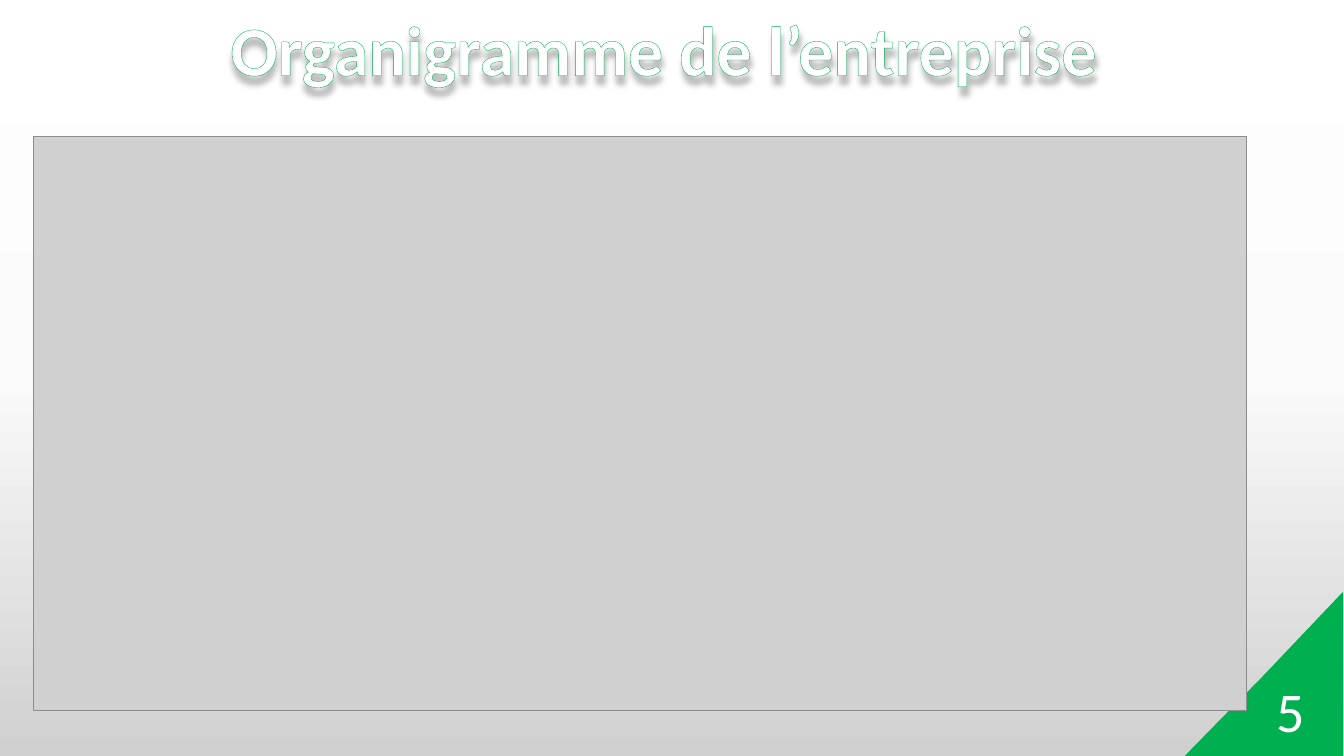
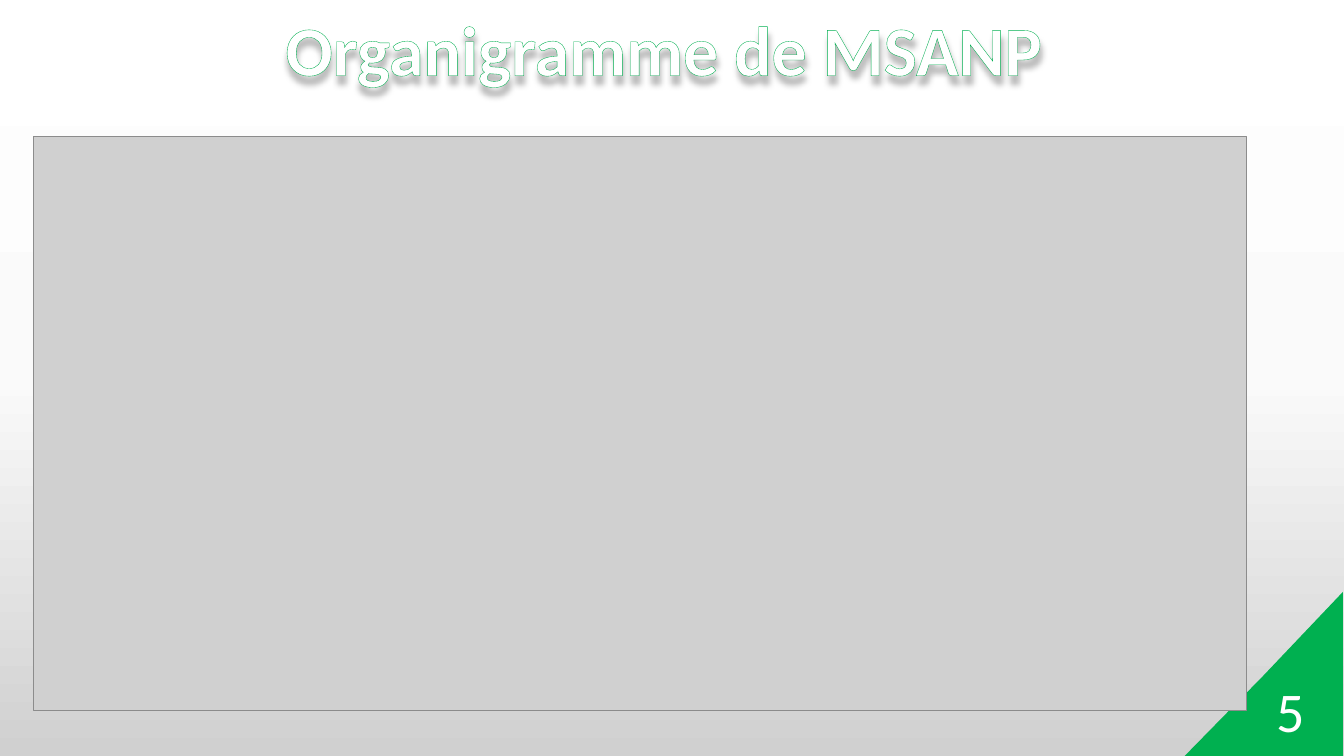
Before and after one commit to Kenn555/SIG, a slide deck: slide 5 of Présentation de mémoire L3.pptx. Drawn at 1344x756 pixels with LibreOffice and Linux fonts; fonts in the diff are those of the drawing; grey boxes stand for pictures; background and template pictures are left out. Boxes give left, top, right and bottom in pixels: in the first picture for what was removed or moved away, otherwise in the second. Text is boxed around its words. In the diff, an @@ line names an element or a change of style, - is before the commit and + after.

```diff
--- a/Présentation de mémoire L3.pptx
+++ b/Présentation de mémoire L3.pptx
@@ text at (285,26,1042,92): text changed @@
-Organigramme de l’entreprise
+Organigramme de MSANP
```
Also in this commit, not shown: 5 other slides changed, 1 other file.
